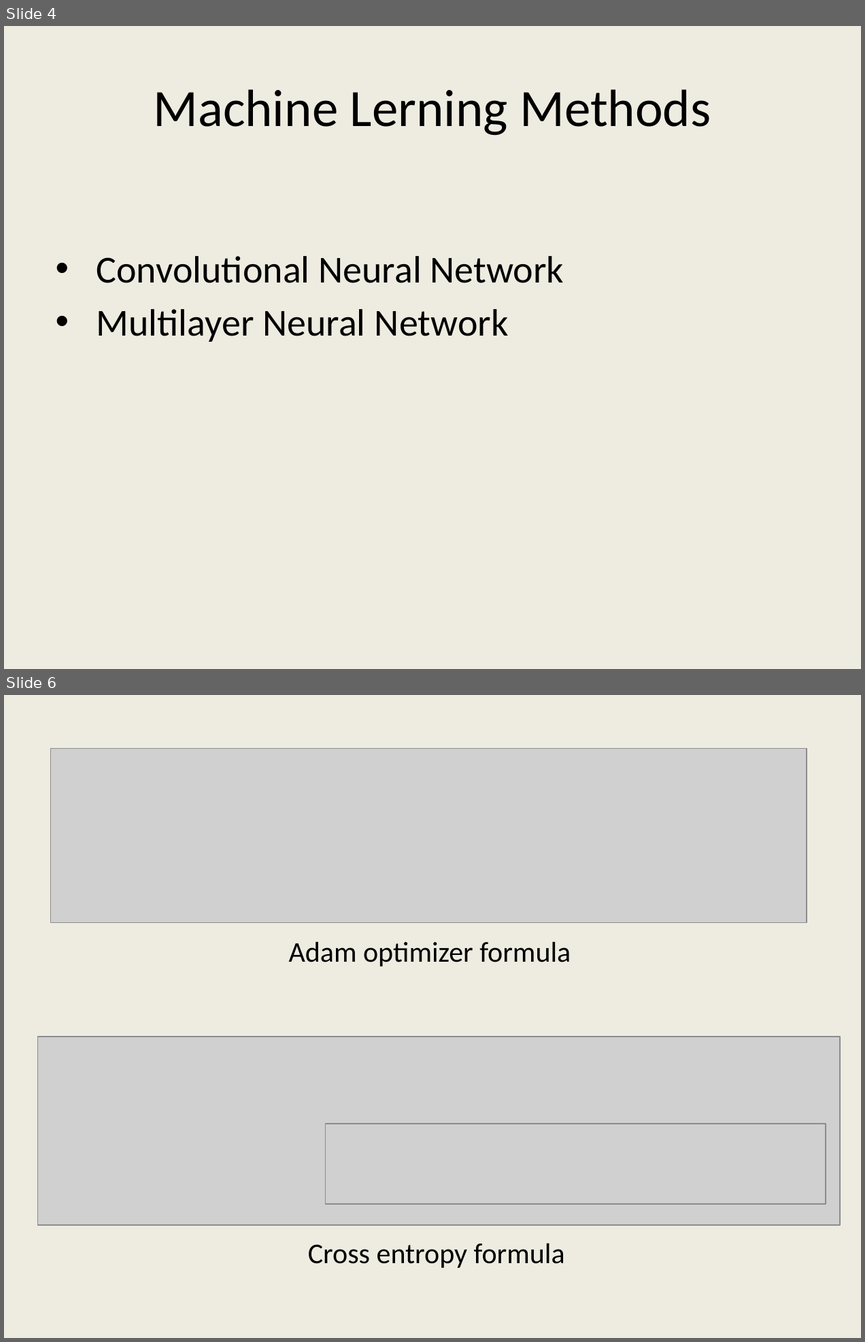
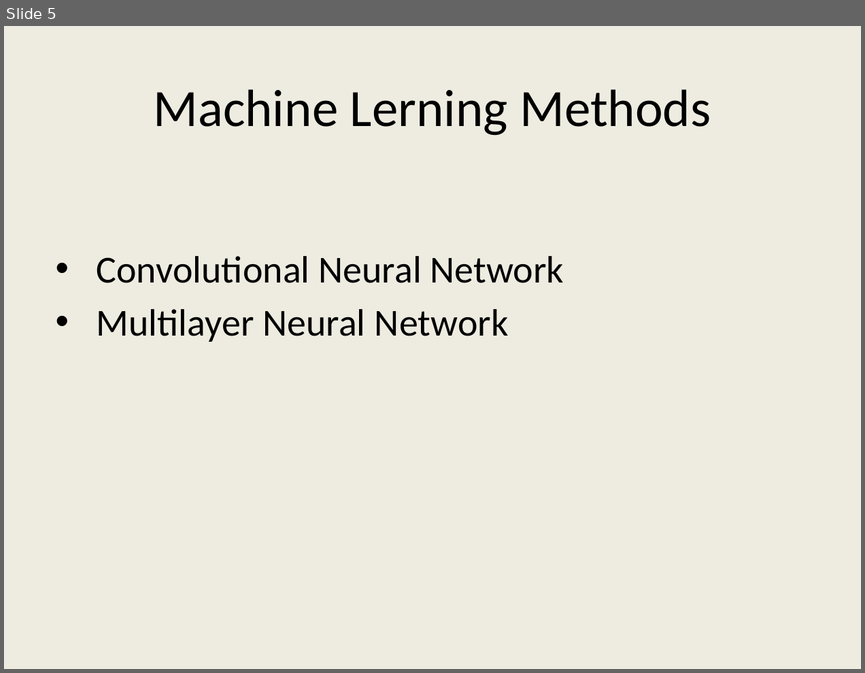
Before and after one commit to gungenibrahim/ee543-neural-network-and-deep-learning, a slide deck: ee543_sunum.pptx. Shown one above the other, each under a label of ours: slides 4 and 6 before the commit, slide 5 after it; the slides between them are not shown. The pictures are 865x1342 and 865x673 pixels, drawn with LibreOffice and Linux fonts; fonts in the diff are those of the drawing; grey boxes stand for pictures. Boxes give left, top, right and bottom in pixels: in the first picture for what was removed or moved away, otherwise in the second. Text is boxed around its words. In the diff, an @@ line names an element or a change of style, - is before the commit and + after.

```diff
--- a/ee543_sunum.pptx
+++ b/ee543_sunum.pptx
@@ slide 6 removed at [4,695,861,1338], background #EEECE1 @@
@@ picture removed at [51,748,807,922] @@
@@ text removed at [289,941,570,966] @@
-Adam optimizer formula
@@ picture removed at [37,1036,839,1225] @@
@@ picture removed at [325,1123,825,1204] @@
@@ text removed at [308,1242,565,1268] @@
-Cross entropy formula
@@ what was slide 4 is now slide 5 @@
```
Also in this commit, not shown: 4 slides changed, 4 slides added, 4 other slides removed.
